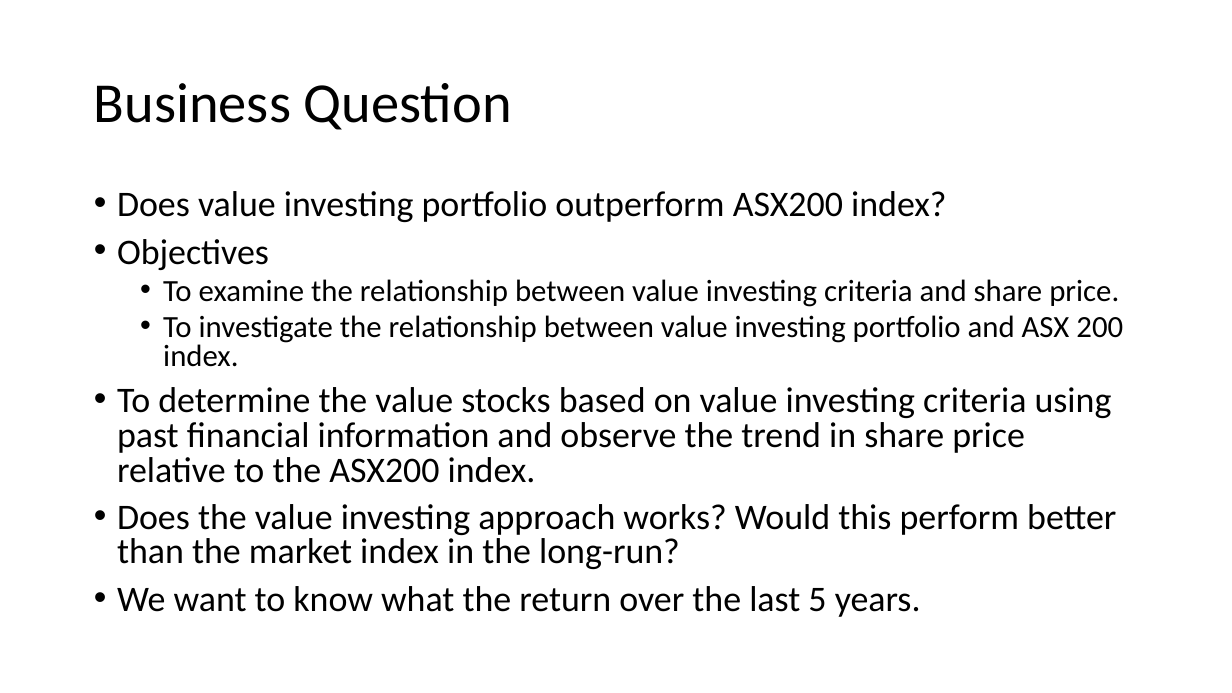
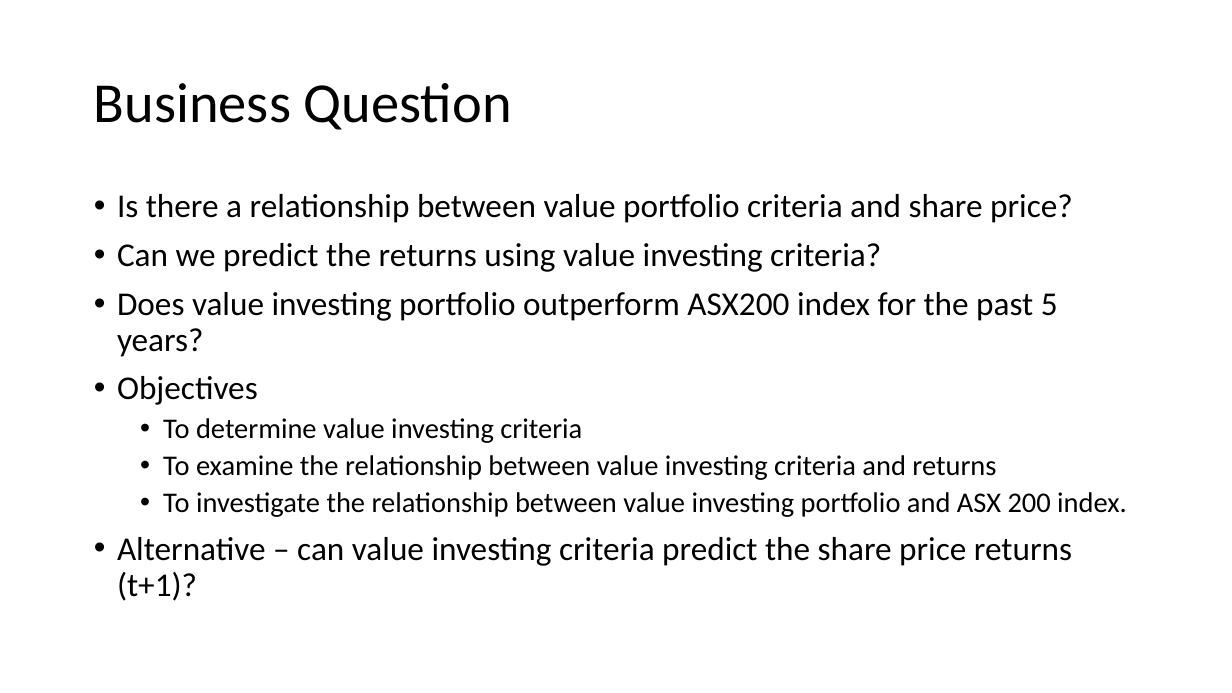
Before and after one commit to gentley99/IOD_2020_JIN, a slide deck: slide 5 of Assignment/Financial/Presentation1.pptx (slide 4 before the commit). Drawn at 1232x693 pixels with LibreOffice and Linux fonts; fonts in the diff are those of the drawing. Boxes give left, top, right and bottom in pixels: in the first picture for what was removed or moved away, otherwise in the second. Text is boxed around its words. In the diff, an @@ line names an element or a change of style, - is before the commit and + after.

```diff
--- a/Assignment/Financial/Presentation1.pptx
+++ b/Assignment/Financial/Presentation1.pptx
@@ text at [117, 194, 1073, 357]: text changed; size 28 to 25.9 pt @@
-• Does value investing portfolio outperform ASX200 index?
+• Is there a relationship between value portfolio criteria and share price?
+• Can we predict the returns using value investing criteria?
+• Does value investing portfolio outperform ASX200 index for the past 5 years?
@@ text at [117, 376, 1127, 517]: size 28 to 25.9 pt in "Objectives"; size 24 to 22.2 pt in "To investigate the relationship between value investing ..."; line spacing 0.8 to 0.9 @@
@@ text at [163, 418, 996, 480]: text changed; size 24 to 22.2 pt @@
-  • To examine the relationship between value investing criteria and share price.
+  • To determine value investing criteria
+  • To examine the relationship between value investing criteria and returns
@@ text at [117, 537, 1072, 601]: text changed; size 28 to 25.9 pt @@
-• To determine the value stocks based on value investing criteria using past financial information and observe the trend in share price relative to the ASX200 index.
-• Does the value investing approach works? Would this perform better than the market index in the long-run?
-• We want to know what the return over the last 5 years.
+• Alternative – can value investing criteria predict the share price returns (t+1)?
```
Also in this commit, not shown: 7 other slides changed, 15 slides added, 5 slides removed, 17 other files.
